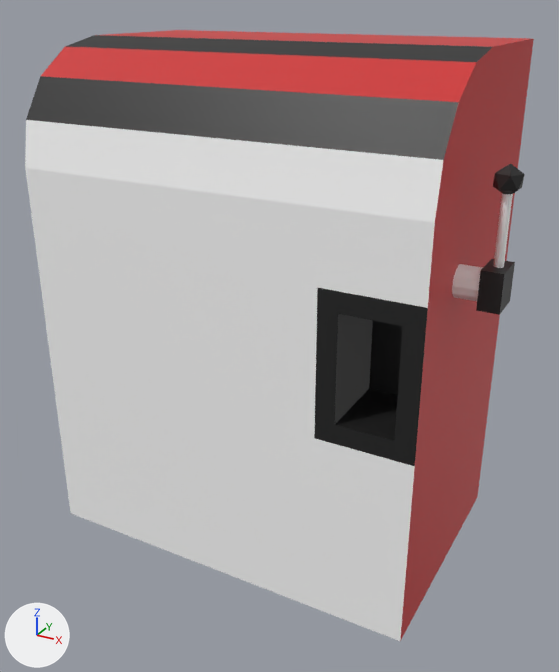
The Blender file blender_models/machine.blend, before and after one commit.
Camera for both pictures: a 50 mm lens placed at (1.18, -2.2, 1.82), pointed at (0.01, -0.06, 0.75). The lights are fixed; the arrows at lower left show +X, +Y and +Z.

Objects in the first picture: 'Cylinder', 'machine'.
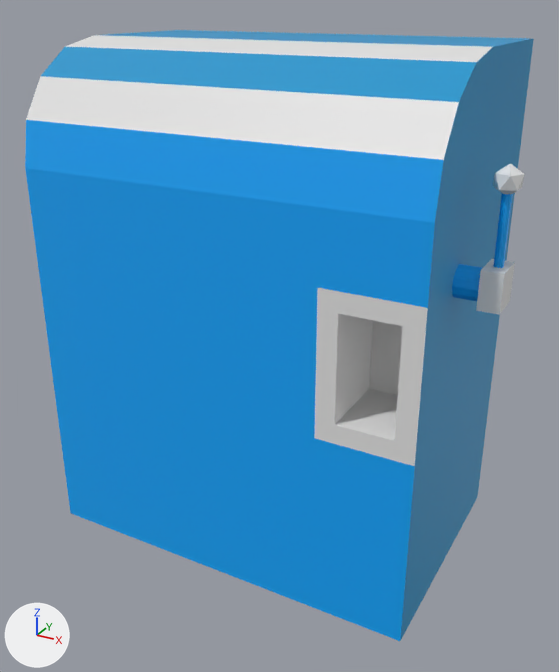
The change in detail:
Material 'grey' (mat_grey) changes colour from white #ffffff to blue #00a8ff; in linear values from (1.0, 1.0, 1.0) to (0.0, 0.39, 1.0).
Material 'red' (mat_red) changes colour from red #cf2c2c to cyan #0097cf; in linear values from (0.627, 0.0254, 0.0254) to (0.0, 0.308, 0.627).
Material 'black' (mat_black) changes colour from black #1f1f1f to white #e7e7e7; in linear values from (0.0134, 0.0134, 0.0134) to (0.801, 0.801, 0.801).

Location of each change, (x1, y1, x2, y2) in pixels of the pictures (559 x 672 px):
'machine', recoloured (white to blue)
    both: (25, 30, 534, 641)
'Cylinder', recoloured
    both: (452, 163, 525, 315)
